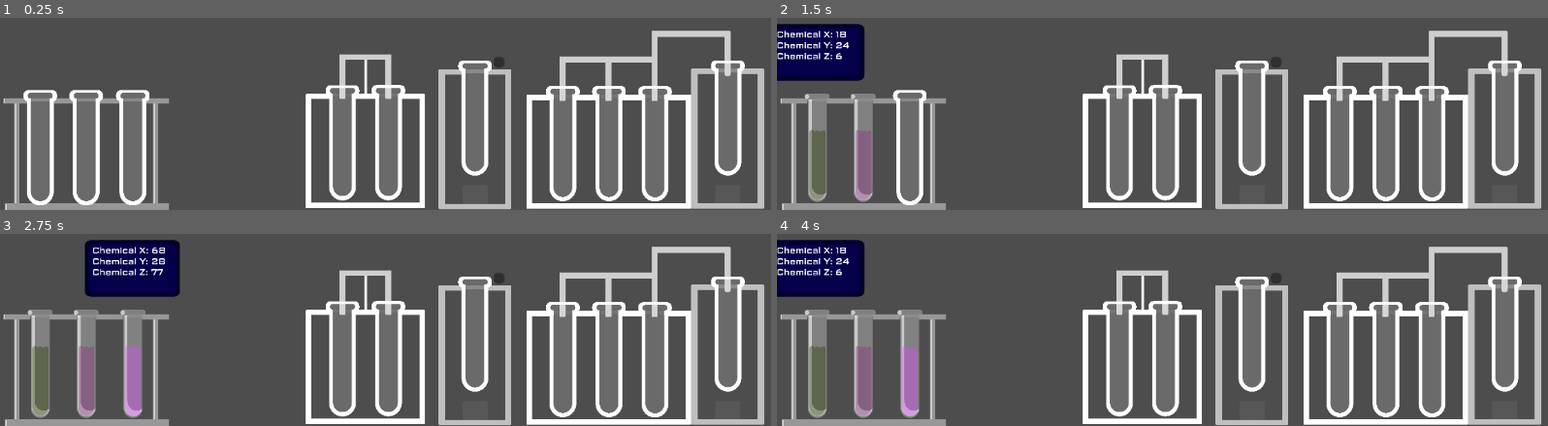
Above: before the commit, frames 1-4 (two rows, left to right).
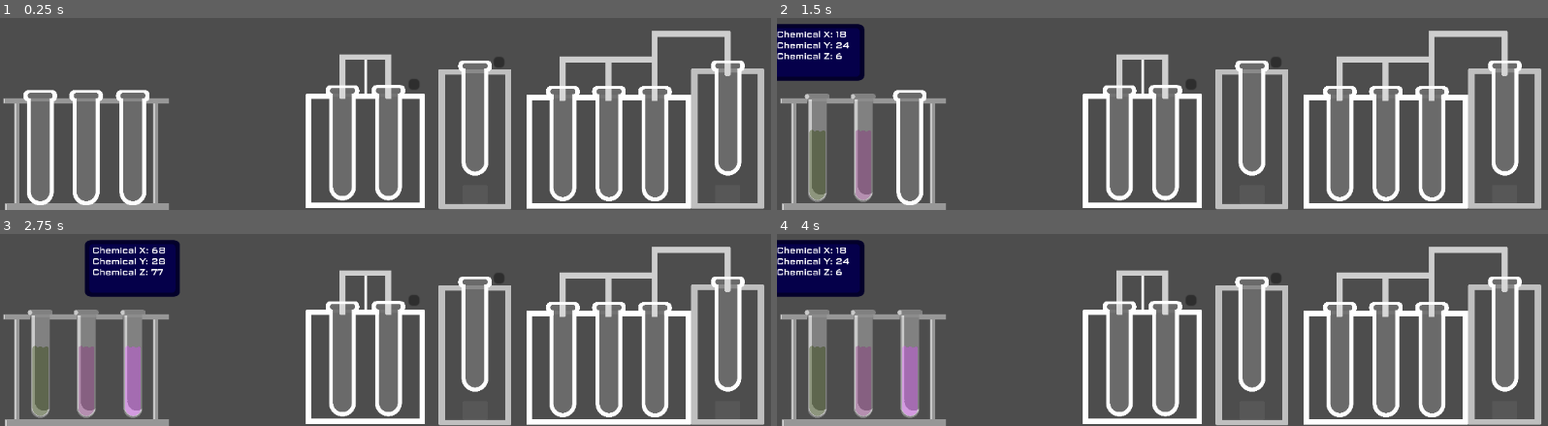
Above: after the commit, the same moments.

Repository: DevEhanTariq/godot-wild-jam-94
Game: Godot game, scene res://MainScenes/Workshop.tscn
Same seed, same stepped clock (60 frames per second), same inputs: the game is played once before the commit and once after it.
Inputs (mouse positions are in pixels of both pictures, inside the frame that each line leads up to):
- Up to frame 1 (0.25 s): no input
- Up to frame 2 (1.5 s): click (861, 148) at 0.52 s; click (815, 148) at 1.27 s
- Up to frame 3 (2.75 s): click (131, 364) at 2.02 s
- Up to frame 4 (4 s): tap Enter at 2.75 s; move the mouse to (861, 364) at 2.77 s; tap Space at 3.5 s; move the mouse to (815, 364) at 3.52 s

The runs differ from the first frame. In frame 1, less than 0.1% of the frame differs, in the area x 53-55%, y 31-38%; in frame 2, less than 0.1%; in frame 3, less than 0.1%; in frame 4, less than 0.1%.

Commit message:
Feat: Added Functionality to the Mixer
- Added Functionality to the Mixer

Diff:
--- a/ExtraScenes/Mixer.tscn
+++ b/ExtraScenes/Mixer.tscn
@@ -17,3 +17,12 @@
 
 [node name="TestTubeOutline2" parent="." unique_id=11338475 instance=ExtResource("2_al4wj")]
 position = Vector2(171, 177)
+
+[node name="Button" type="Button" parent="." unique_id=1423861710]
+offset_left = 321.0
+offset_top = -296.00003
+offset_right = 329.0
+offset_bottom = -288.00003
+scale = Vector2(10, 10)
+
+[connection signal="pressed" from="Button" to="." method="_on_button_pressed"]
--- a/ExtraScenes/mixer.gd
+++ b/ExtraScenes/mixer.gd
@@ -10,3 +10,17 @@
 # Called every frame. 'delta' is the elapsed time since the previous frame.
 func _process(delta: float) -> void:
 	pass
+
+
+func _on_button_pressed() -> void:
+	var ChemicalA = $TestTubeOutline/TestTube
+	var ChemicalB = $TestTubeOutline2/TestTube
+	var NewX = (ChemicalA.CX + ChemicalB.CX)/2
+	var NewY = (ChemicalA.CY + ChemicalB.CY)/2
+	var NewZ = (ChemicalA.CZ + ChemicalB.CZ)/2
+	ChemicalA.CX = NewX
+	ChemicalA.CY = NewY
+	ChemicalA.CZ = NewZ
+	ChemicalB.CX = NewX
+	ChemicalB.CY = NewY
+	ChemicalB.CZ = NewZ
